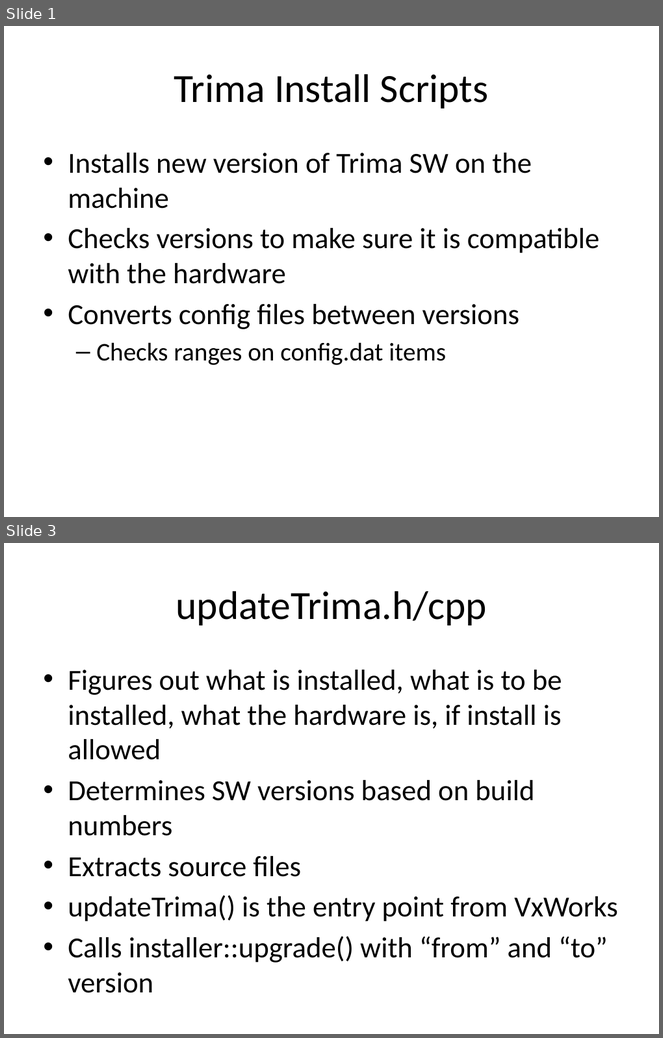
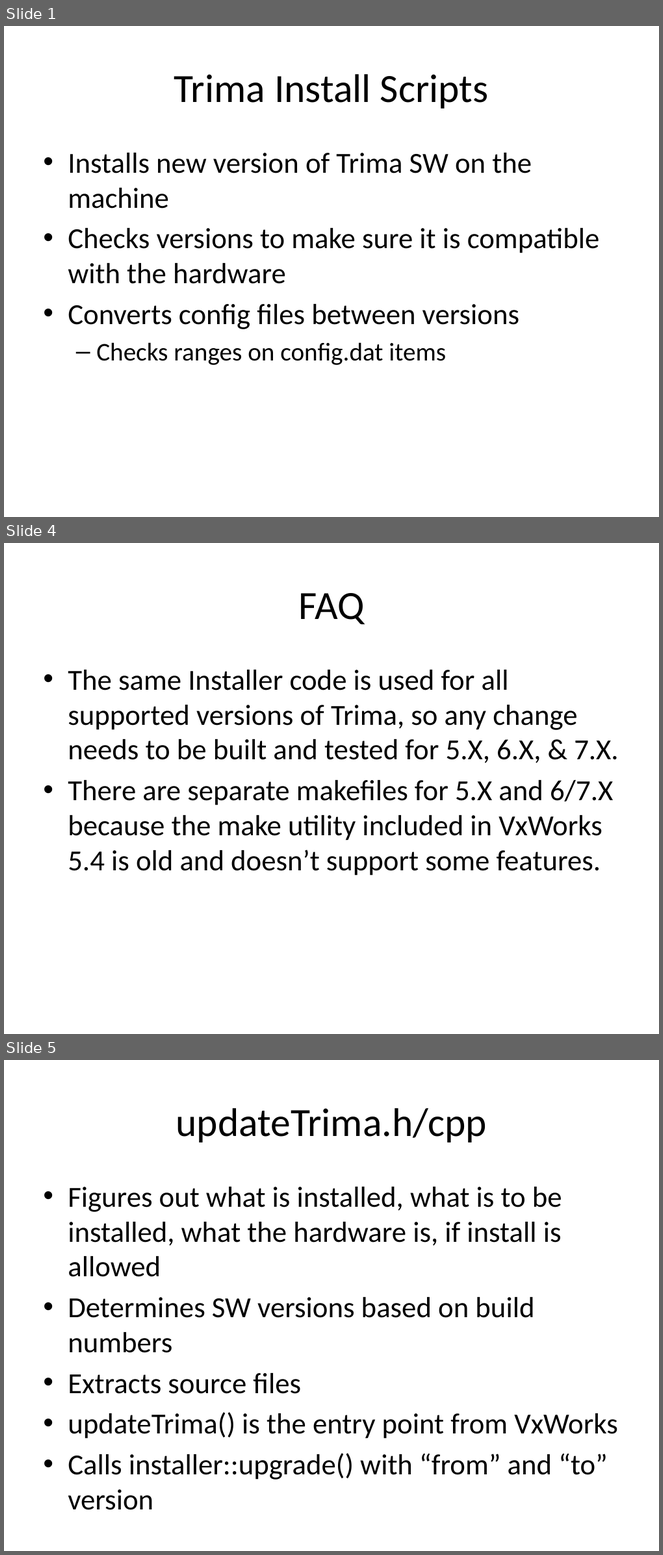
Before and after one commit to ebadusb/Install, a slide deck: Trima Install Scripts.pptx. Shown one above the other, each under a label of ours: slides 1 and 3 before the commit, slides 1, 4 and 5 after it; the slides between them are not shown. The pictures are 663x1038 and 663x1555 pixels, drawn with LibreOffice and Linux fonts; fonts in the diff are those of the drawing. Boxes give left, top, right and bottom in pixels: in the first picture for what was removed or moved away, otherwise in the second. Text is boxed around its words. In the diff, an @@ line names an element or a change of style, - is before the commit and + after.

```diff
--- a/Trima Install Scripts.pptx
+++ b/Trima Install Scripts.pptx
@@ slide 4 added at [4,543,659,1034], background #FFFFFF @@
@@ title added at [298,593,364,624], 44 pt, text #000000 @@
+FAQ
@@ text added at [68,670,619,876], 32 pt, text #000000 @@
+• The same Installer code is used for all supported versions of Trima, so any change needs to be built and tested for 5.X, 6.X, & 7.X.
+• There are separate makefiles for 5.X and 6/7.X because the make utility included in VxWorks 5.4 is old and doesn’t support some features.
@@ what was slide 3 is now slide 5 @@
```
Also in this commit, not shown: 1 slide changed, 1 other slide added.
